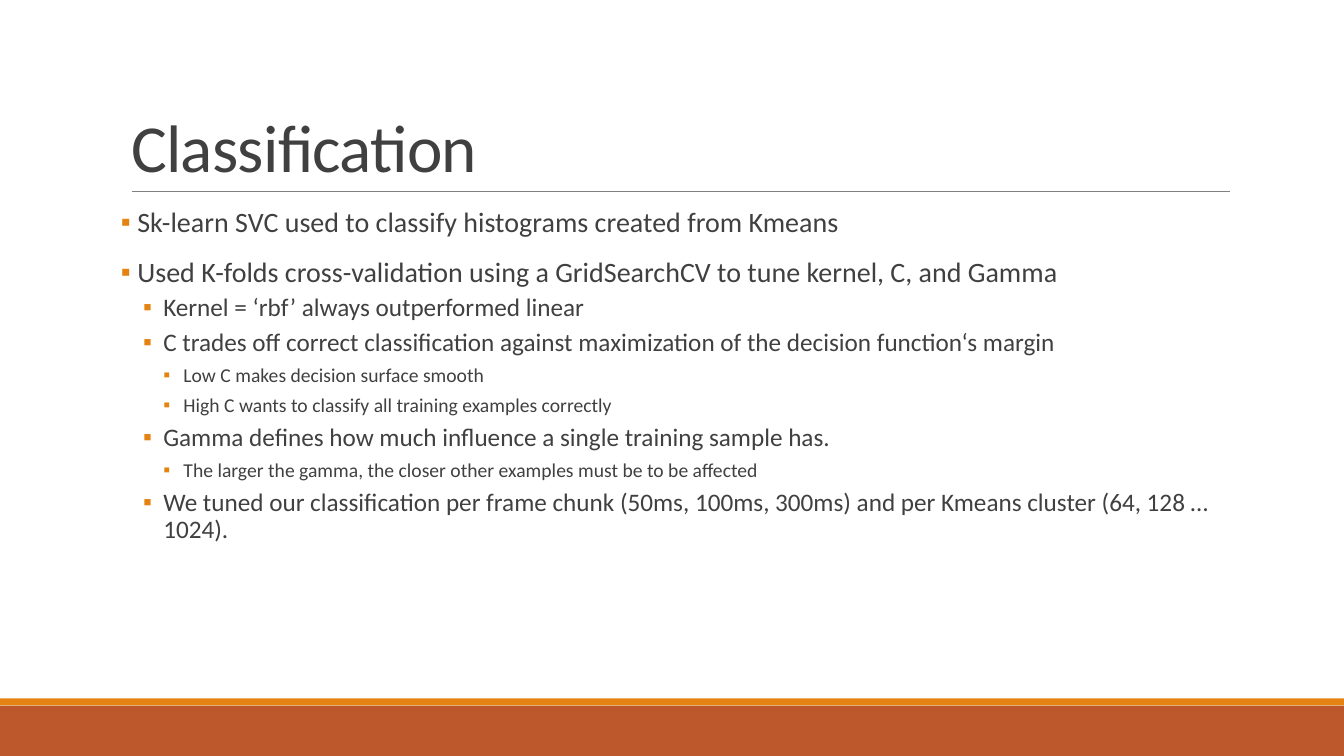
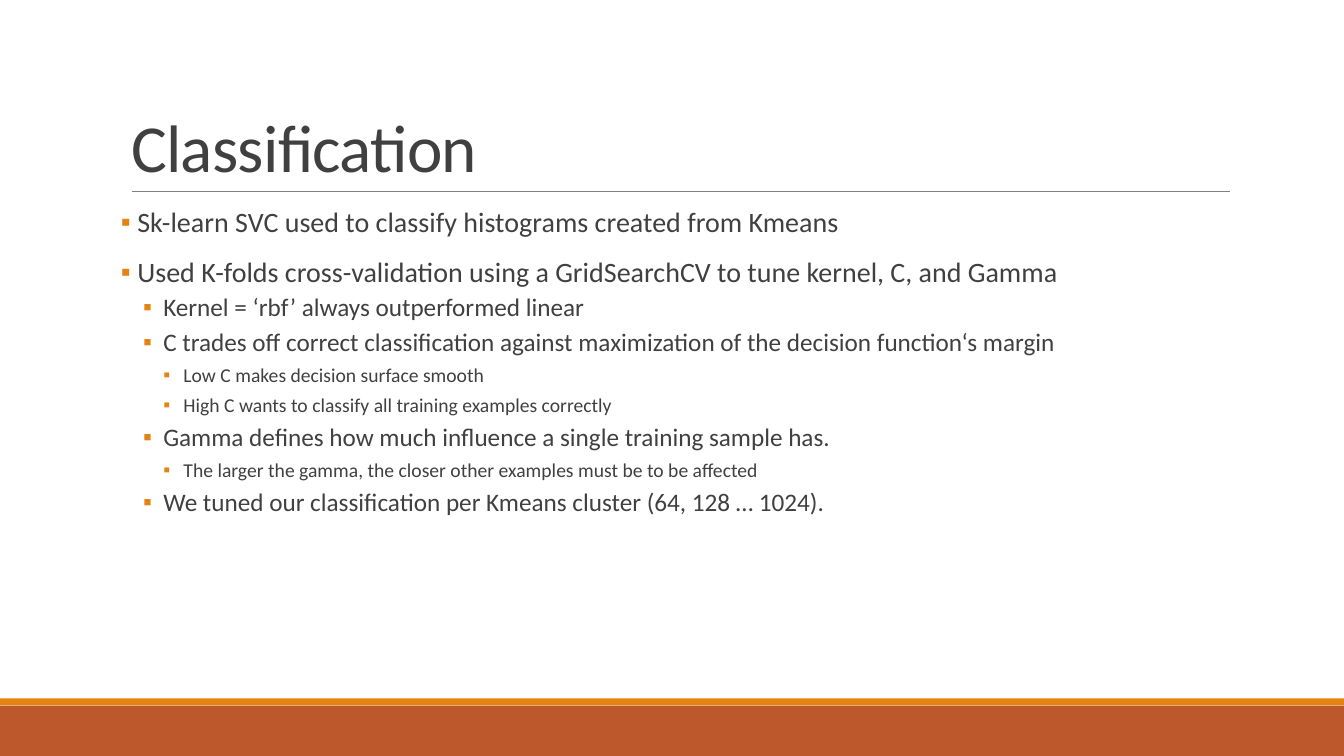
Before and after one commit to crabtreej/CrashAudioClassifier, a slide deck: slide 7 of AI_2_Presentation.pptx. Drawn at 1344x756 pixels with LibreOffice and Linux fonts; fonts in the diff are those of the drawing. Boxes give left, top, right and bottom in pixels: in the first picture for what was removed or moved away, otherwise in the second. Text is boxed around its words. In the diff, an @@ line names an element or a change of style, - is before the commit and + after.

Commit message:
corrections

```diff
--- a/AI_2_Presentation.pptx
+++ b/AI_2_Presentation.pptx
@@ text at <box>163,493,824,515</box>: text changed @@
-  ▪ We tuned our classification per frame chunk (50ms, 100ms, 300ms) and per Kmeans cluster (64, 128 … 1024).
+  ▪ We tuned our classification per Kmeans cluster (64, 128 … 1024).
```
